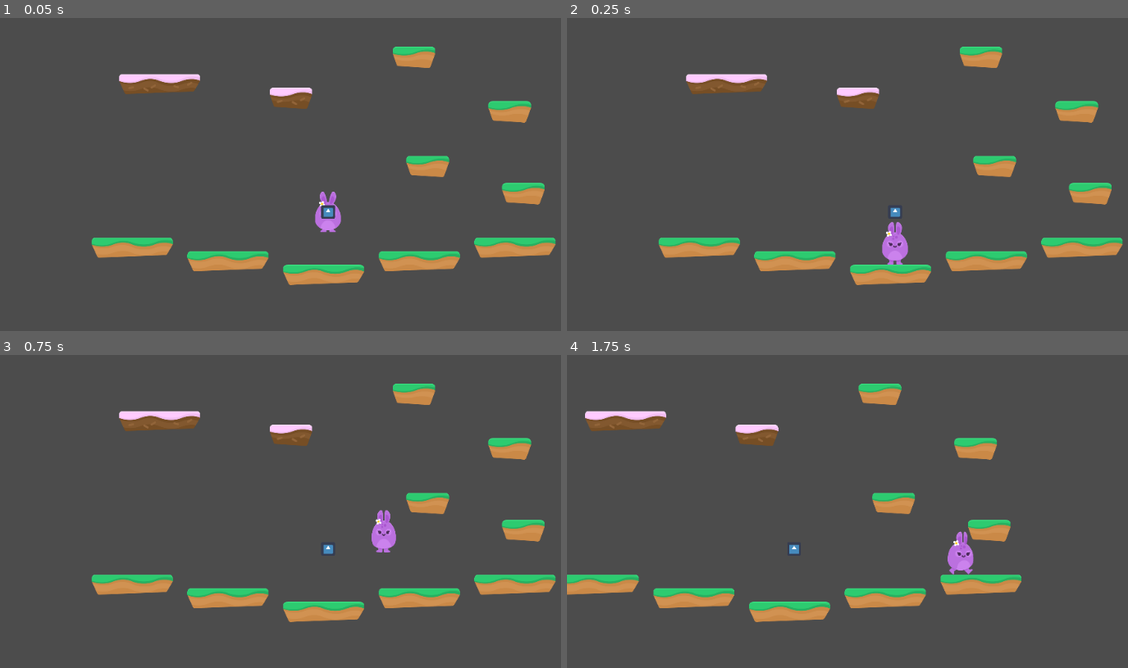
Above: before the commit, frames 1-4 (two rows, left to right).
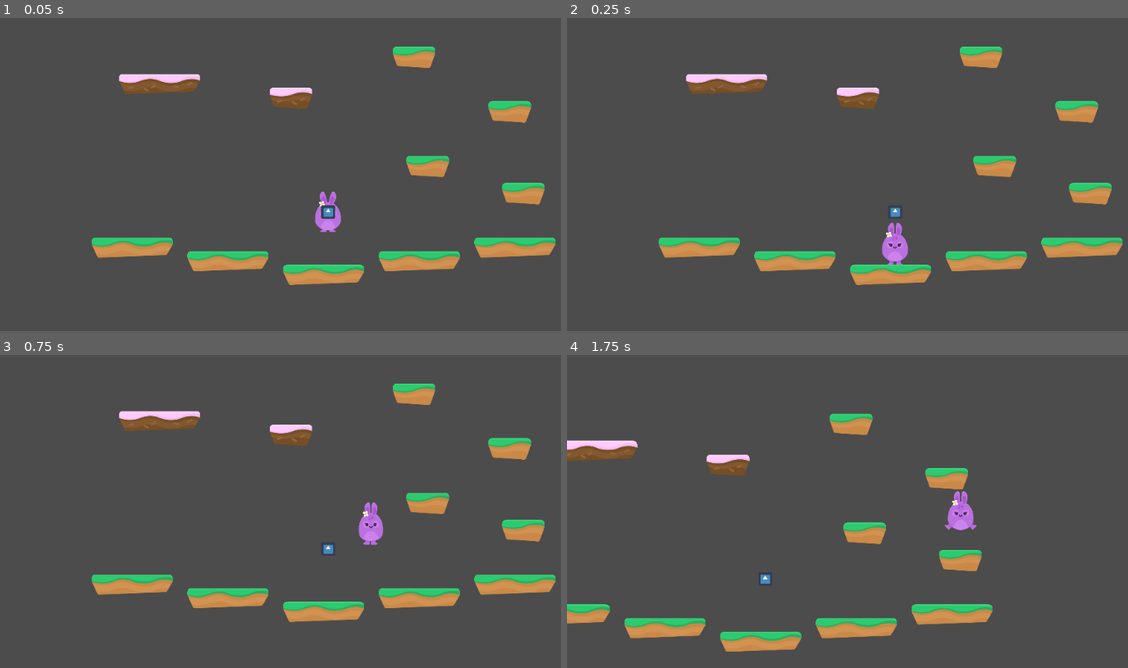
Above: after the commit, the same moments.

Repository: David-vz/Godot-Game01
Game: Godot game, scene res://Levels/Level1.tscn
The game is run twice, just before and just after one commit, with the same random seed, the same clock (stepped at 60 frames per second) and the same inputs. The engine's default icon, where the game draws it, is replaced by a stand-in: a white triangle on a blue panel in a dark square.
Inputs:
- Up to frame 1 (0.05 s): no input
- Up to frame 2 (0.25 s): no input
- Up to frame 3 (0.75 s): hold D (right) from 0.53 s (still down); hold Space (jump) from 0.53 s (still down)
- Up to frame 4 (1.75 s): keep holding D (right); release Space (jump) at 1.28 s; tap Space (jump) at 1.35, 1.52 s

Frame 1 is identical in both runs. In frame 2, less than 0.1% of the frame differs, in the area x 56-61%, y 65-79%; in frame 3, 0.6%; in frame 4, 15%, in the area x 0-81%, y 9-95%.

Commit message:
3.6-38 Improved controls with lenient timers + ceiling check
 Improved controls with lenient timers + ceiling check

Diff:
--- a/Player/Player.gd
+++ b/Player/Player.gd
@@ -5,20 +5,48 @@
 
 var motion = Vector2(0,0)
 var lastPressed
+
 var is_jumping
+var buffer_jump = false
+var buffer_platform = false
+var pressed_jump_timer = null
+var on_platform_timer = null
+
+
 
 # Godot doesn't know what 'up' is. This determines if something is a floor etc..
 const UP = Vector2(0,-1)
 
-const SPEED = 1300
+const SPEED = 1000
 const GRAVITY = 100
-const JUMP_SPEED = 1700
+const JUMP_SPEED = 1900
 
 signal animate
+
+func _ready():
+	# Jump pressed timer setup
+	pressed_jump_timer = Timer.new()
+	pressed_jump_timer.set_timer_process_mode(1)
+	pressed_jump_timer.set_one_shot(true)
+	pressed_jump_timer.set_wait_time(0.15)
+	pressed_jump_timer.connect("timeout", self, "on_pressed_jump_timeout")
+	# Adds timer to process
+	add_child(pressed_jump_timer)
+
+	# Platform left timer setup
+	on_platform_timer = Timer.new()
+	on_platform_timer.set_timer_process_mode(1)
+	on_platform_timer.set_one_shot(true)
+	on_platform_timer.set_wait_time(0.12)
+	on_platform_timer.connect("timeout", self, "on_platform_timeout")
+	# Adds timer to process
+	add_child(on_platform_timer)
 
 
 
 func _physics_process(delta):
+	print(on_platform_timer.get_time_left())
+
 	# world effects and interactions
 	apply_gravity()
 	animate()
@@ -35,11 +63,13 @@
 	move_and_slide(motion, UP)
 
 func apply_gravity():
-	if not is_on_floor():
+	if is_on_floor():
 		# Have gravity affect player
+		motion.y = 0
+	elif is_on_ceiling():
+		motion.y = GRAVITY
+	else:
 		motion.y += GRAVITY
-	else:
-		motion.y = 0
 
 
 func reset_player():
@@ -48,11 +78,34 @@
 		set_position(debug_reset_position.get_position())
 
 func jump():
+	# Timer check for remembering jump press just before hitting the ground
+	if Input.is_action_just_pressed("jump"):
+		pressed_jump_timer.start()
+		buffer_jump = true
+
+
 	if is_on_floor():
 		is_jumping = false
-	if Input.is_action_pressed("jump") and is_on_floor():
+		buffer_platform = true
+		on_platform_timer.start()
+
+#
+	if (Input.is_action_just_pressed("jump") and (is_on_floor() or buffer_platform==true)) or (is_on_floor() and buffer_jump == true) :
 		is_jumping=true
-		motion.y -= JUMP_SPEED
+		motion.y = -JUMP_SPEED
+		buffer_platform = false
+		buffer_jump = false
+
+
+# when timeout finishes, forget jump button was pressed recently
+func on_pressed_jump_timeout():
+	buffer_jump = false
+
+# when timeout finishes, forget player was on platform recently
+func on_platform_timeout():
+	buffer_platform = false
+	print('completed jump buffer')
+
 
 func move():
 	# if player presses the opposite direction while still holding previous direction:
--- a/Player/Player.tscn
+++ b/Player/Player.tscn
@@ -4,8 +4,8 @@
 [ext_resource path="res://Player/Player.gd" type="Script" id=2]
 
 [sub_resource type="CapsuleShape2D" id=1]
-radius = 59.4112
-height = 83.599
+radius = 54.8474
+height = 79.3849
 
 [node name="Player" type="KinematicBody2D"]
 position = Vector2( 541.549, 264.931 )
@@ -16,7 +16,7 @@
 }
 
 [node name="CollisionShape2D" type="CollisionShape2D" parent="."]
-position = Vector2( 0.263535, -0.469666 )
+position = Vector2( 0.263535, 2.53033 )
 shape = SubResource( 1 )
 
 [node name="PlayerAnimation" parent="." instance=ExtResource( 1 )]
